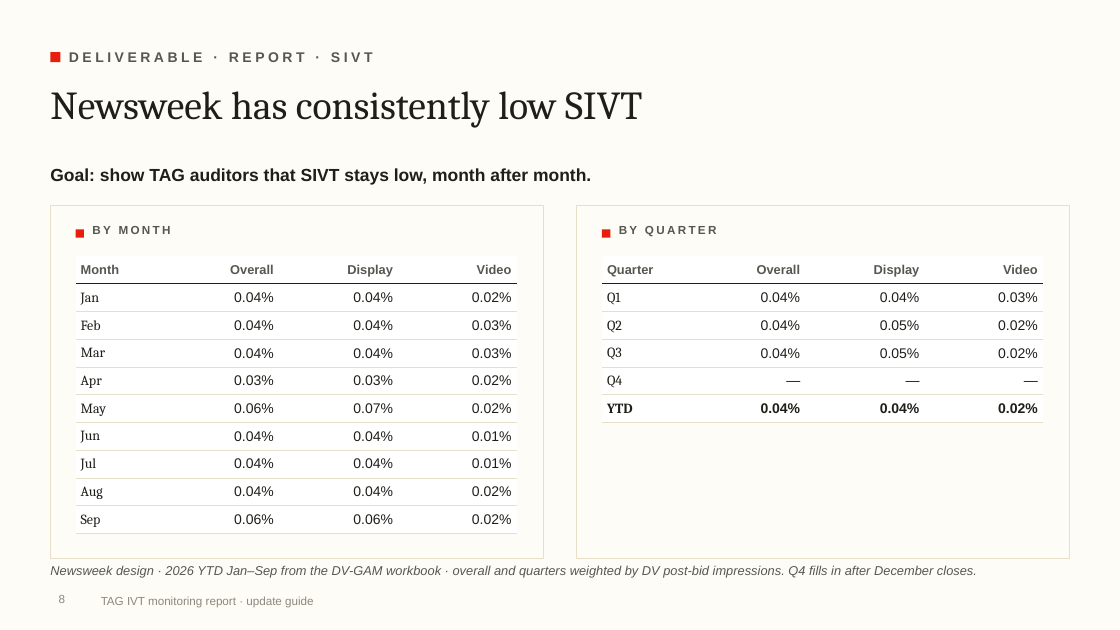
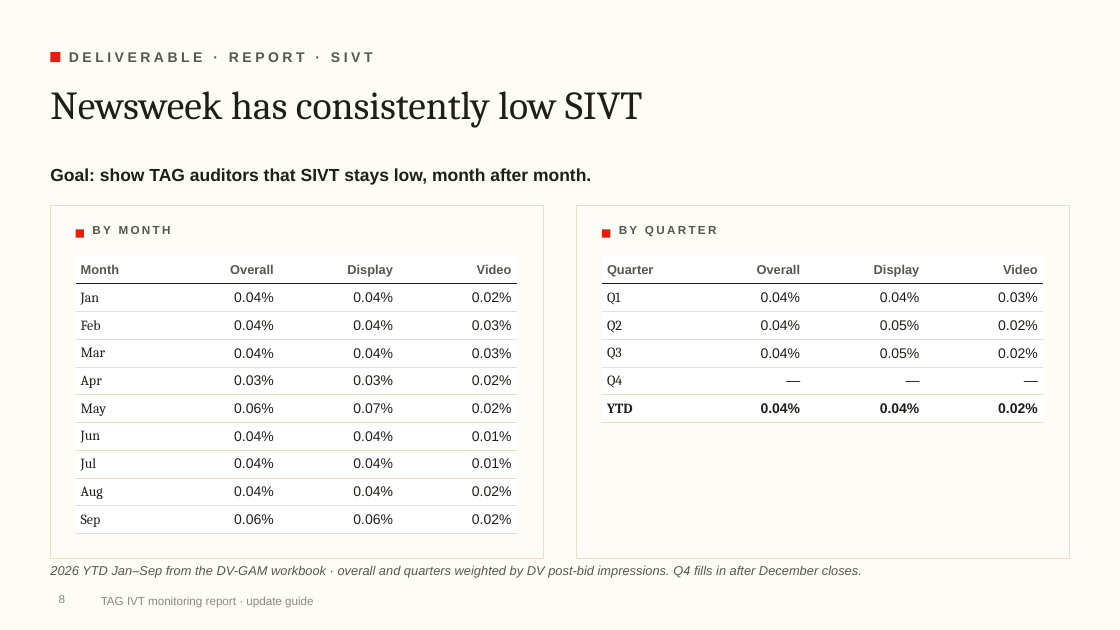
Before and after one commit to rogerhirano-nw/yield-dashboard, a slide deck: slide 8 of docs/TAG_IVT_Report_Update_Guide.pptx. Drawn at 1120x630 pixels with LibreOffice and Linux fonts; fonts in the diff are those of the drawing; background and template pictures are left out. Boxes give left, top, right and bottom in pixels: in the first picture for what was removed or moved away, otherwise in the second. Text is boxed around its words. In the diff, an @@ line names an element or a change of style, - is before the commit and + after.

```diff
--- a/docs/TAG_IVT_Report_Update_Guide.pptx
+++ b/docs/TAG_IVT_Report_Update_Guide.pptx
@@ text at <box>50,565,862,578</box>: text changed @@
-Newsweek design · 2026 YTD Jan–Sep from the DV-GAM workbook · overall and quarters weighted by DV post-bid impressions. Q4 fills in after December closes.
+2026 YTD Jan–Sep from the DV-GAM workbook · overall and quarters weighted by DV post-bid impressions. Q4 fills in after December closes.
```
Also in this commit, not shown: 1 other slide changed, 1 other file.
